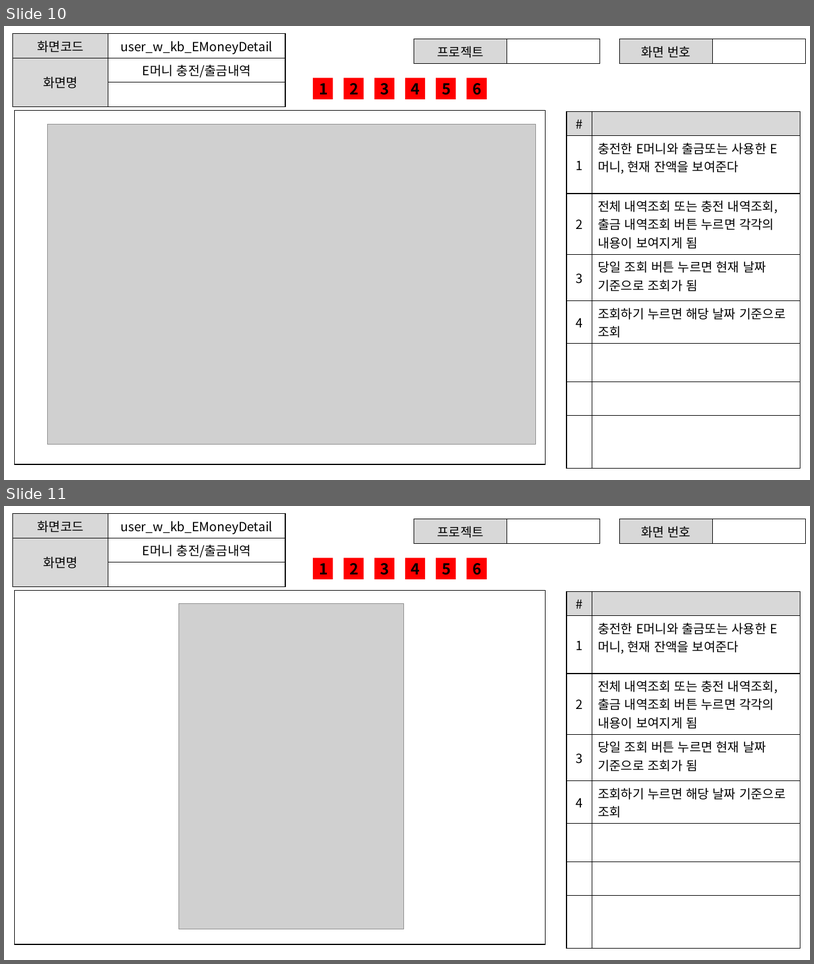
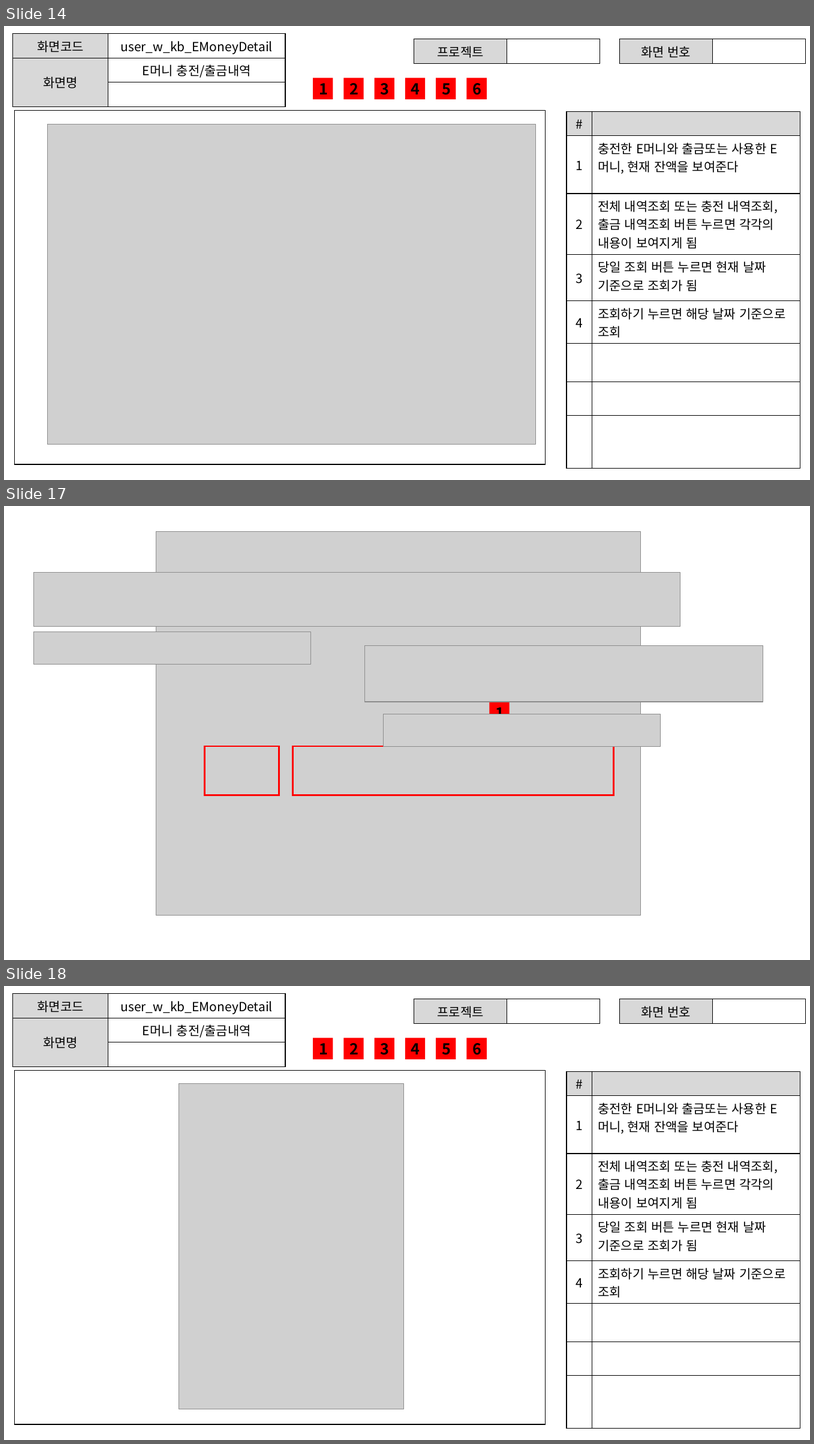
Before and after one commit to ezenteam2/RentalEquip, a slide deck: 0 발표용 파워포인트/project04 - 파워포인트 종합 - 기범.pptx. Shown one above the other, each under a label of ours: slides 10 and 11 before the commit, slides 14, 17 and 18 after it; the slides between them are not shown. The pictures are 814x964 and 814x1444 pixels, drawn with LibreOffice and Linux fonts; fonts in the diff are those of the drawing; grey boxes stand for pictures. Boxes give left, top, right and bottom in pixels: in the first picture for what was removed or moved away, otherwise in the second. Text is boxed around its words. In the diff, an @@ line names an element or a change of style, - is before the commit and + after.

```diff
--- a/0 발표용 파워포인트/project04 - 파워포인트 종합 - 기범.pptx
+++ b/0 발표용 파워포인트/project04 - 파워포인트 종합 - 기범.pptx
@@ slide 17 added at <box>4,506,810,960</box>, background #FFFFFF @@
@@ picture added at <box>156,531,641,915</box> @@
@@ picture added at <box>33,572,681,627</box> @@
@@ picture added at <box>33,632,311,664</box> @@
@@ picture added at <box>365,646,764,702</box> @@
@@ rectangle added at <box>490,702,510,723</box>, fill #FF0000, 18 pt, text #000000, bold @@
+1
@@ picture added at <box>384,714,661,746</box> @@
@@ rectangle added at <box>205,746,279,795</box>, outline #FF0000 2 pt @@
@@ rectangle added at <box>293,746,614,795</box>, outline #FF0000 2 pt @@
@@ what was slide 10 is now slide 14 @@
@@ what was slide 11 is now slide 18 @@
```
Also in this commit, not shown: 6 other slides added, 1 other file.
